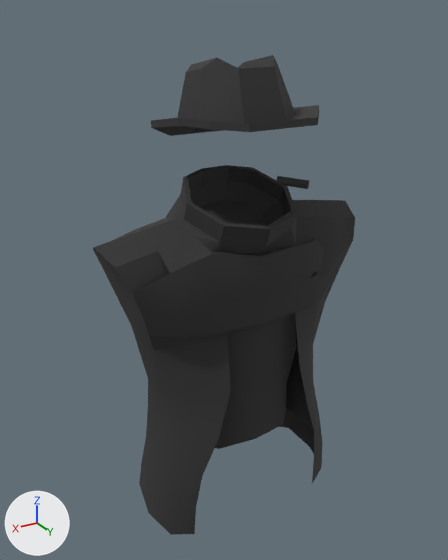
The OBJ model aframe_level/model/PlayerBody_01.obj, before and after one commit.
One viewpoint serves both versions: a 50 mm camera at (0.681, 1.062, 0.267) aimed at (0.029, -0.024, -0.276). The axes (+X, +Y, +Z) are drawn at lower left. The lights are the same throughout. Where no turn or scale is listed for an object, it has been applied to the vertices.

Names of what the first picture shows: 'Body', 'Hat'.
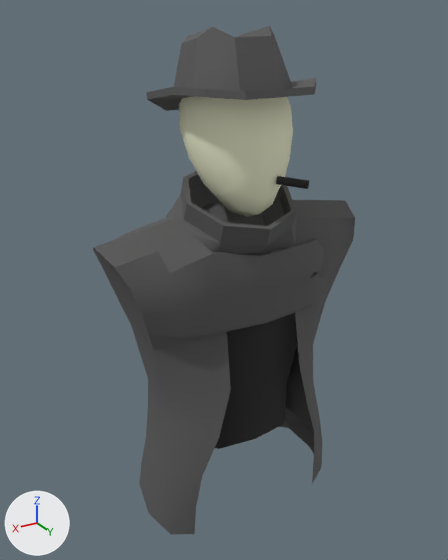
Commit message: playerBody1 updated playerBody2 added

Boxes (x1, y1, x2, y2) around the edits, measured in the pictures (448 x 560 px; the box of a moved part takes in the faces that stretch with it):
'Body', reshaped: before (93, 165, 355, 535); after (93, 171, 355, 535)
'Hat', recoloured, mesh moved: before (151, 55, 319, 136); after (146, 25, 316, 111)
'Box085', added: after (179, 96, 293, 217)
part 1 of me_body, moved or reshaped: (131, 251, 226, 350) in both
part 2 of me_body, recoloured (black to grey): (93, 171, 355, 535) in both

Diff of the bpy script that builds the scene:
```diff
--- a/aframe_level/model/PlayerBody_01.obj.py
+++ b/aframe_level/model/PlayerBody_01.obj.py
@@ mat_material__53 @@
+mat_material__53 = principled_material('Material__53')
+mat_material__53.base_color = (0.098, 0.098, 0.098)  # dark grey #585858
+mat_material__53.roughness = 0.855
@@ mat_material__49 @@
+mat_material__49 = principled_material('Material__49')
+mat_material__49.base_color = (0.0157, 0.0157, 0.0157)  # black #222222
+mat_material__49.roughness = 0.855
@@ mat_material__51 @@
+mat_material__51 = principled_material('Material__51')
+mat_material__51.base_color = (0.878, 0.898, 0.651)  # white #f1f3d3
+mat_material__51.roughness = 0.9
@@ me_body @@
 # used by ob_body; location = (0.0, 0.0, 0.0)
-me_body.from_pydata(...)  # 245 vertices, 463 faces; spans x -0.294..0.325, y -0.142..0.13, z -0.829..-0.037
+me_body.from_pydata(...)  # 241 vertices, 459 faces; spans x -0.294..0.325, y -0.142..0.13, z -0.829..-0.037
+# me_body part 1
+# 4 vertices are removed from x 0.157..0.282, y 0.069..0.077, z -0.343..-0.193
+# 12 faces are deleted
+# 8 new faces join them, mat_material__53 (dark grey #585858)
+# me_body part 2: 406 faces spanning x -0.294..0.325, y -0.142..0.13, z -0.829..-0.037 switch from mat_coat (black #323232) to mat_material__53 (dark grey #585858)
+me_body.materials.append(mat_material__49)  # black #222222
@@ me_hat @@
 me_hat.from_pydata(...)  # 58 vertices, 112 faces; spans x -0.144..0.171, y -0.173..0.172, z 0.022..0.194
 # used by ob_hat; location = (0.0, 0.0, 0.0)
-me_hat.materials.append(mat_coat)  # black #323232
+# me_hat part 3: the whole mesh is moved by (0.0, -0.014, 0.052)
+me_hat.materials.append(mat_material__53)  # dark grey #585858
@@ me_box085 @@
+me_box085.from_pydata(...)  # 98 vertices, 192 faces; spans x -0.095..0.126, y -0.121..0.117, z -0.113..0.183
+me_box085.materials.append(mat_material__51)  # white #f1f3d3
@@ ob_box085 @@
+ob_box085 = bpy.data.objects.new('Box085', me_box085)
+ob_box085.location = (0.0, 0.0, 0.0)
```
